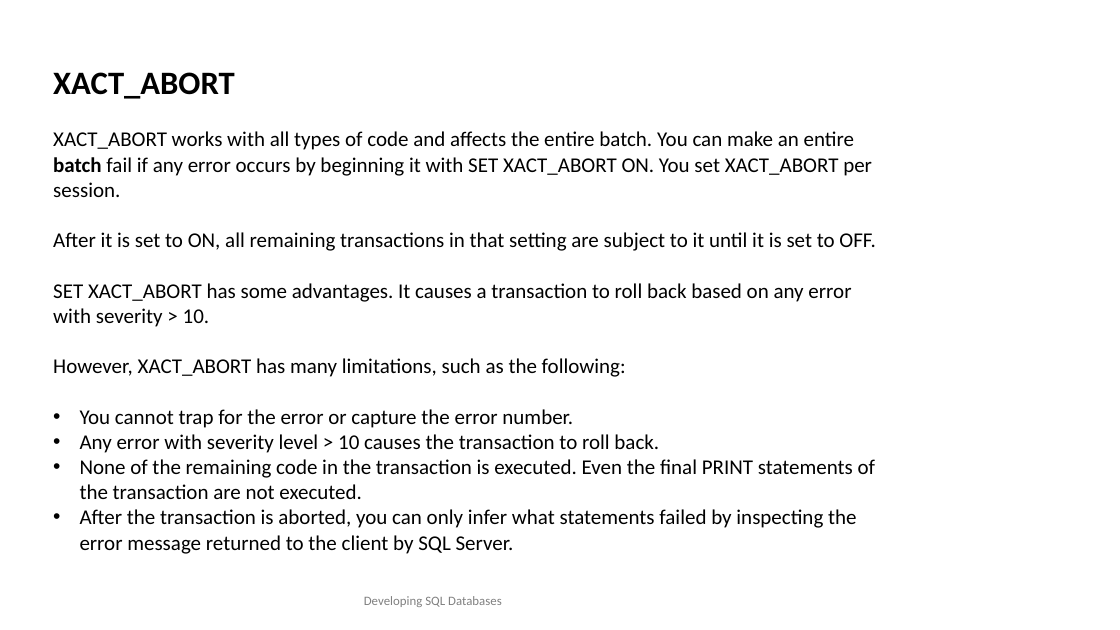
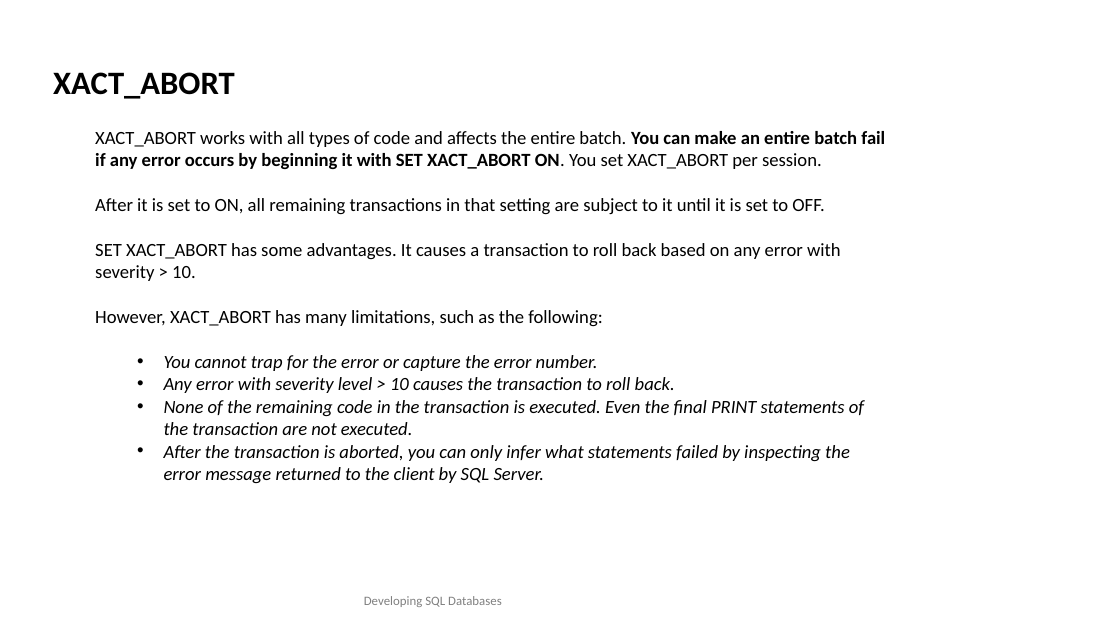
Before and after one commit to TKostyrka/70762DevSQLDB, a slide deck: slide 8 of DEVSQL_14_ErrorHandling/DEVSQL_14_ErrorHandling.pptx (slide 9 before the commit). Drawn at 1120x630 pixels with LibreOffice and Linux fonts; fonts in the diff are those of the drawing. Boxes give left, top, right and bottom in pixels: in the first picture for what was removed or moved away, otherwise in the second. Text is boxed around its words. In the diff, an @@ line names an element or a change of style, - is before the commit and + after.

```diff
--- a/DEVSQL_14_ErrorHandling/DEVSQL_14_ErrorHandling.pptx
+++ b/DEVSQL_14_ErrorHandling/DEVSQL_14_ErrorHandling.pptx
@@ text at (95,131,885,483): size 18 to 16 pt; bold on in "You can make an entire fail if ..."; italic on in "You cannot trap for the error or ...", "Any error with severity level > 10 ...", "None of the remaining code in the ...", "After the transaction is aborted, you can ..."; list level 1 to 2 in "XACT_ABORT works with all types ..."; list level 1 to 2 in "After it is set to ..."; list level 1 to 2 in "SET XACT_ABORT has some advantages. ..."; list level 1 to 2 in "However, XACT_ABORT has many limitations, ..."; list level 1 to 3 in "You cannot trap for the ..."; list level 1 to 3 in "Any error with severity level ..."; list level 1 to 3 in "None of the remaining code ..."; list level 1 to 3 in "After the transaction is aborted, ..." @@
```
Also in this commit, not shown: 7 other slides changed, 1 slide removed, 3 other files.
